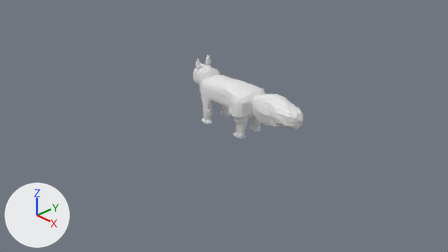
Before and after pictures for a commit that changed the Blender file BlenderModels/Pokemons/EveEvolutions/Eevee/eevee.blend.
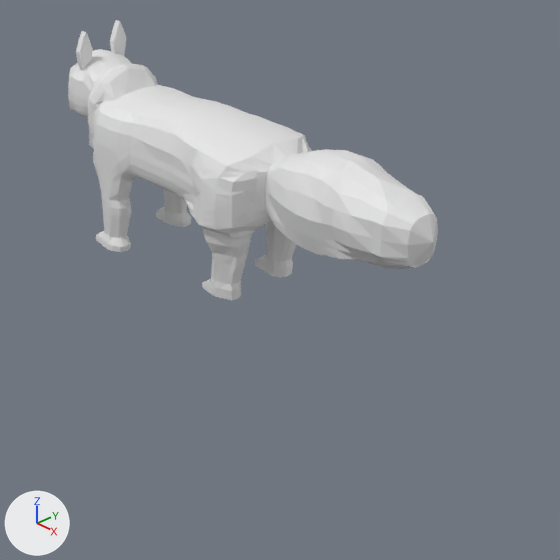
Each version appears first from the file's camera 'Camera', and next in a close-up on the part from 39% to 76% of the width and 19% to 86% of the height. Arrows for +X, +Y and +Z are at lower left; the lights stay in place.
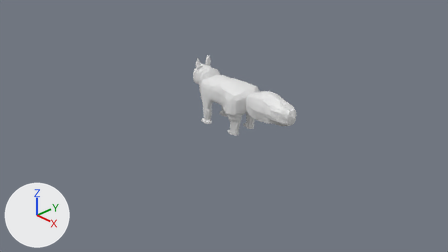
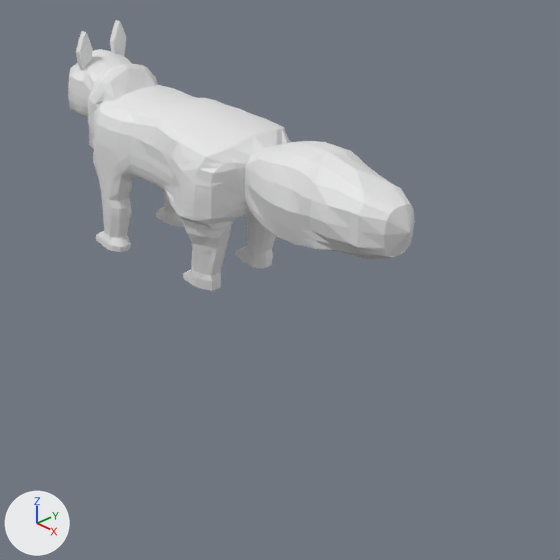
Boxes [x1, y1, x2, y2] around the edits, measured in the close-ups (560 x 560 px; the box of a moved part takes in the faces that stretch with it):
'Cube.001', reshaped (6% narrower)
    before: [68, 20, 438, 300]
    after: [68, 20, 415, 291]
part 1 of me_cube_001, moved or reshaped
    before: [171, 107, 438, 300]
    after: [156, 99, 415, 291]
part 2 of me_cube_001, moved or reshaped
    before: [140, 98, 234, 194]
    after: [140, 98, 213, 185]

Patch to the scene script:
```diff
--- a/BlenderModels/Pokemons/EveEvolutions/Eevee/eevee.blend.py
+++ b/BlenderModels/Pokemons/EveEvolutions/Eevee/eevee.blend.py
@@ me_cube_001 @@
 me_cube_001.from_pydata(...)  # 1104 vertices, 1075 faces, 2 loose edges; spans x -1.35..3.58, y -2.08..0.11, z -0.94..1.2
 # used by ob_cube_001; location = (0.0, 0.0, 0.5); scale = (0.503, 0.167, 0.513)
+# me_cube_001 part 1: all 395 vertices in x 0.57..3.58, y -2.08..0.11, z -0.94..0.8 are moved by (-0.29, 0.0, 0.0)
+# me_cube_001 part 2: all 19 vertices in x 0.31, y -1.55..0.0, z -0.16..0.73 are moved by (-0.11, 0.0, 0.0)
```
